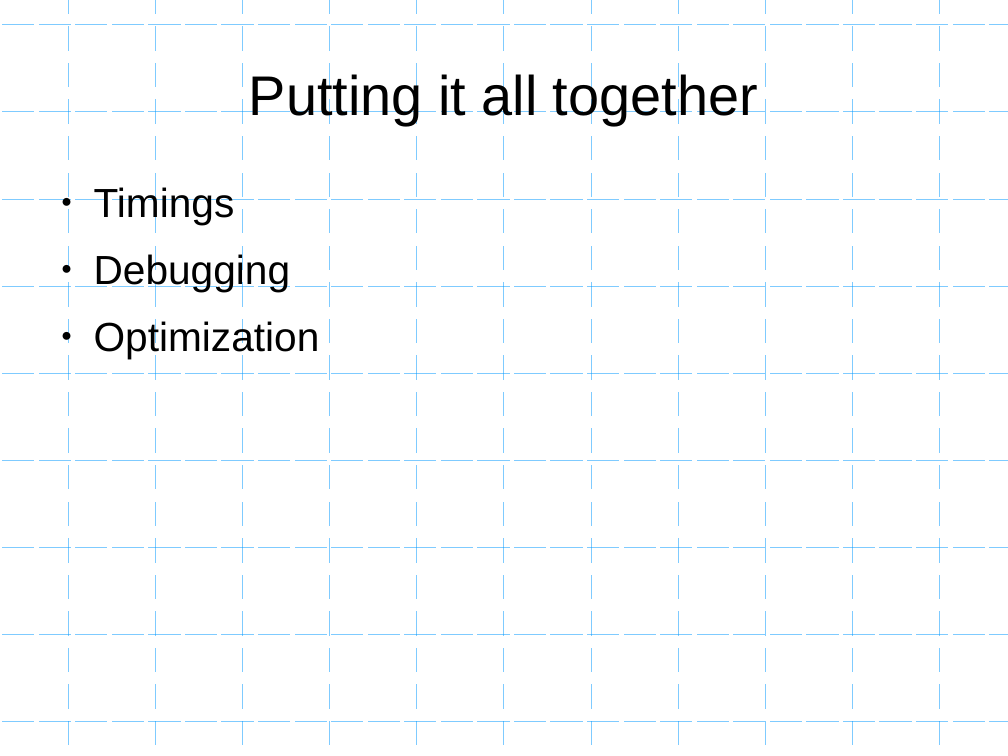
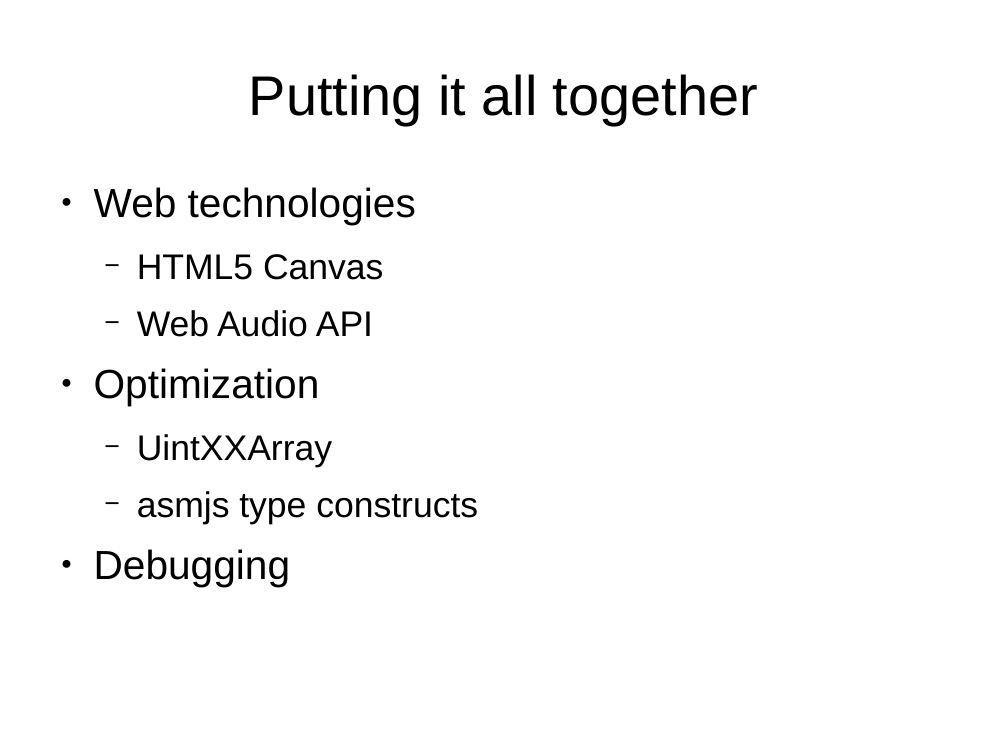
Before and after one commit to mattgodbolt/miracle-sms-emulator, a slide deck: slide 35 of emulating.odp (slide 28 before the commit). Drawn at 1008x756 pixels with LibreOffice and Linux fonts; fonts in the diff are those of the drawing; background and template pictures are left out. Boxes give left, top, right and bottom in pixels: in the first picture for what was removed or moved away, otherwise in the second. Text is boxed around its words. In the diff, an @@ line names an element or a change of style, - is before the commit and + after.

```diff
--- a/emulating.odp
+++ b/emulating.odp
@@ freeform shape removed at [0,25,1008,722] @@
@@ freeform shape removed at [69,0,940,752] @@
@@ text at [94,187,478,524]: text changed; size 32 to 28 pt @@
-● Timings
+● Web technologies
+  − HTML5 Canvas
+  − Web Audio API
+● Optimization
+  − UintXXArray
+  − asmjs type constructs
@@ text at [94,319,320,358]: paragraph removed @@
-● Optimization
```
Also in this commit, not shown: 27 other slides changed, 10 slides added, 3 slides removed, 2 other files.
